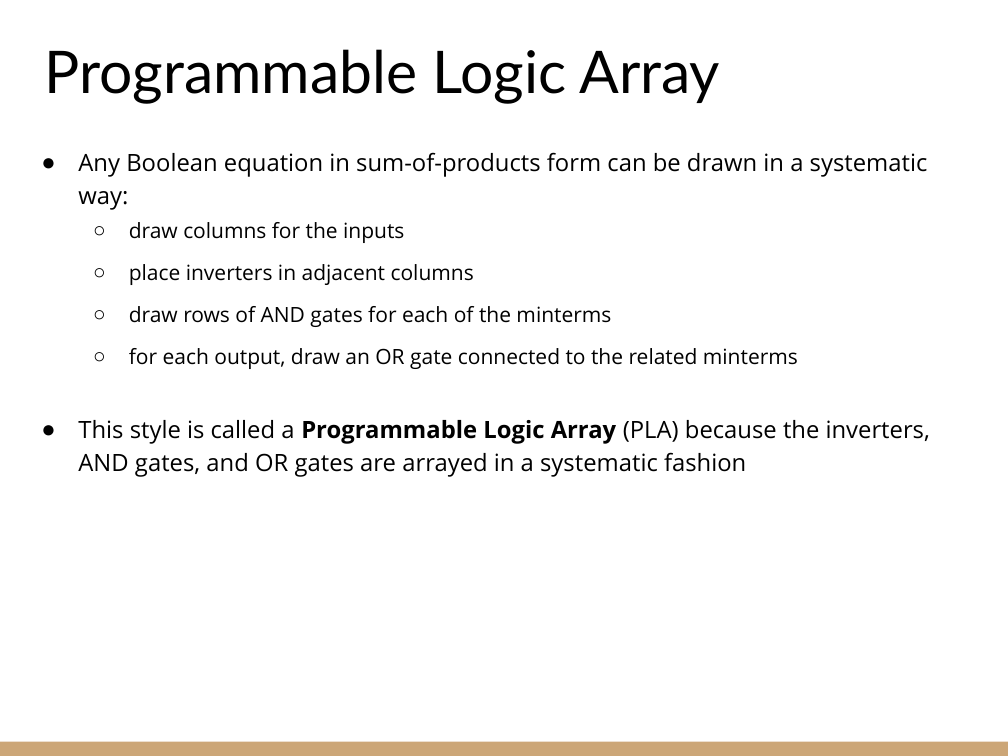
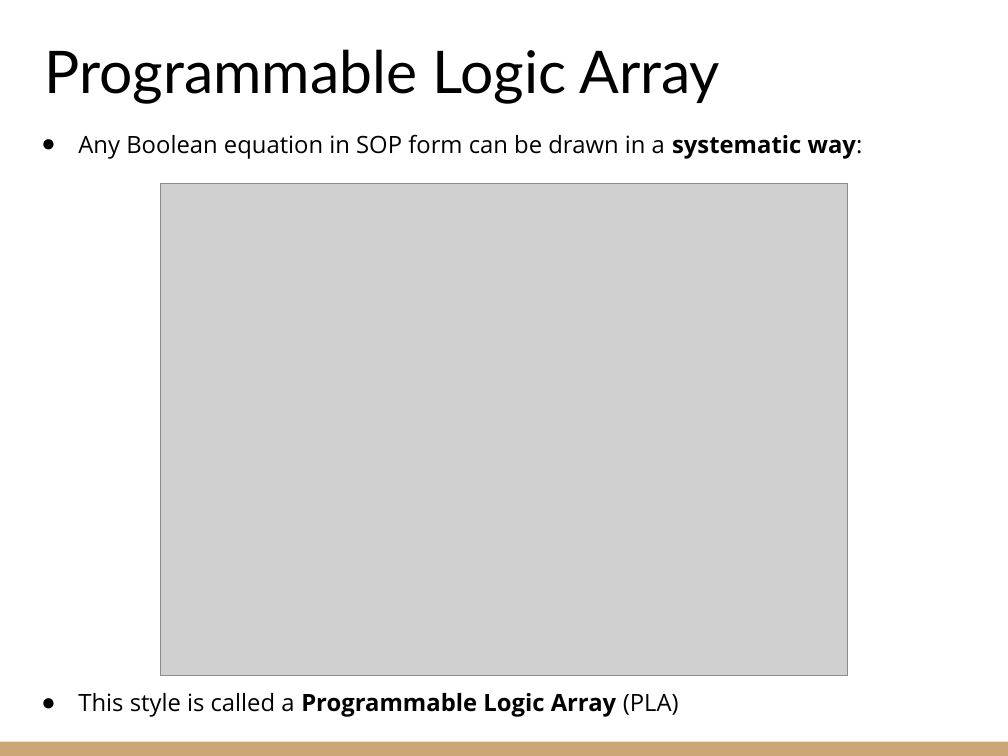
Before and after one commit to riccardoberta/esd, a slide deck: slide 22 of 05 - Boolean Algebra/slides.pptx. Drawn at 1008x756 pixels with LibreOffice and Linux fonts; fonts in the diff are those of the drawing; grey boxes stand for pictures. Boxes give left, top, right and bottom in pixels: in the first picture for what was removed or moved away, otherwise in the second. Text is boxed around its words. In the diff, an @@ line names an element or a change of style, - is before the commit and + after.

Commit message:
Boolean Algebra

```diff
--- a/05 - Boolean Algebra/slides.pptx
+++ b/05 - Boolean Algebra/slides.pptx
@@ text at bbox=[78, 134, 863, 717]: text changed @@
-● Any Boolean equation in sum-of-products form can be drawn in a systematic way:
-  ○ draw columns for the inputs
-  ○ place inverters in adjacent columns
-  ○ draw rows of AND gates for each of the minterms
-  ○ for each output, draw an OR gate connected to the related minterms
-● This style is called a Programmable Logic Array (PLA) because the inverters, AND gates, and OR gates are arrayed in a systematic fashion
+● Any Boolean equation in SOP form can be drawn in a systematic way:
+● This style is called a Programmable Logic Array (PLA)
@@ picture added at bbox=[161, 183, 848, 675] @@
```
Also in this commit, not shown: 22 other slides changed, 2 slides added, 6 slides removed, 7 other files.
